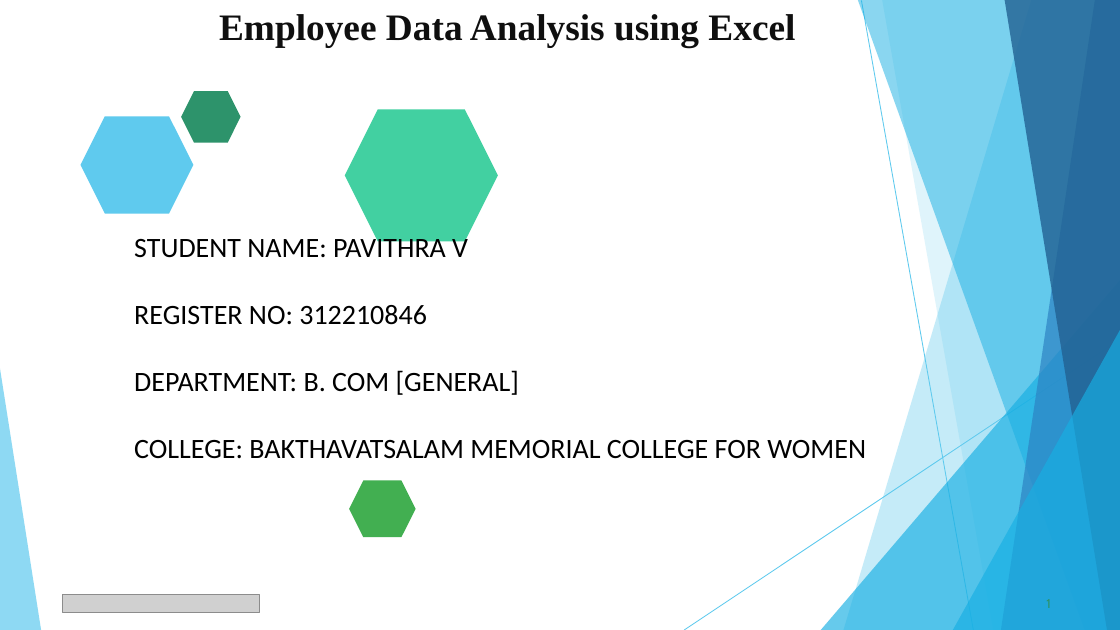
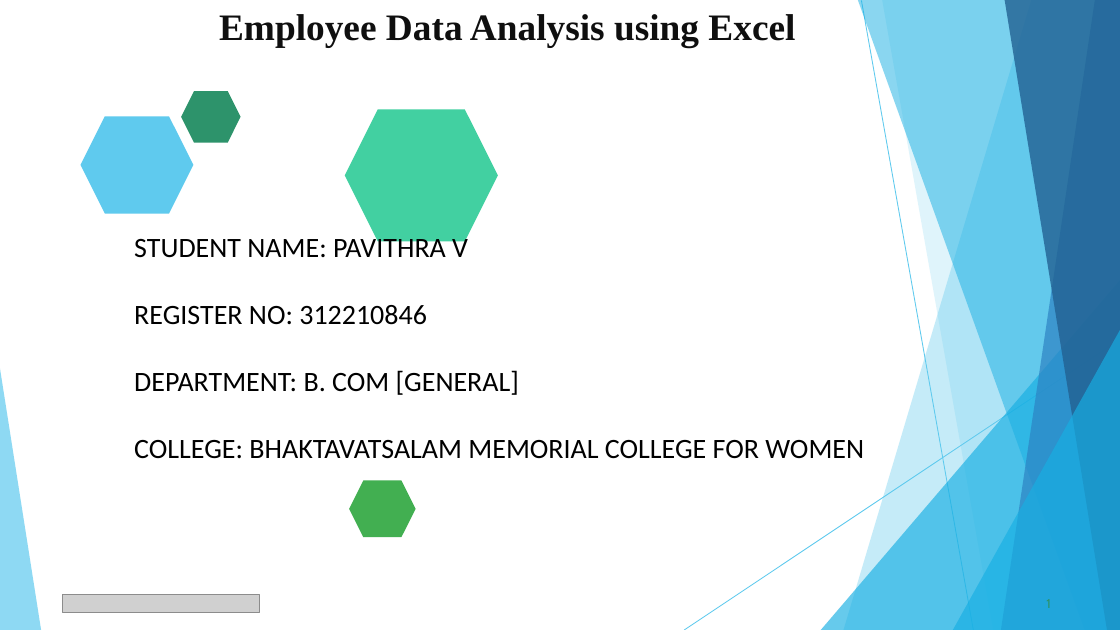
Before and after one commit to Pavithra09V/TNSDC-DA, a slide deck: slide 1 of Employee_Data_Analysis_2 (1).pptx. Drawn at 1120x630 pixels with LibreOffice and Linux fonts; fonts in the diff are those of the drawing; grey boxes stand for pictures. Boxes give left, top, right and bottom in pixels: in the first picture for what was removed or moved away, otherwise in the second. Text is boxed around its words. In the diff, an @@ line names an element or a change of style, - is before the commit and + after.

Commit message:
Employee_Data_Analysis_2 (1).pptx
Employee_Dataset (1).xlsx

```diff
--- a/Employee_Data_Analysis_2 (1).pptx
+++ b/Employee_Data_Analysis_2 (1).pptx
@@ text at <box>134,440,864,459</box>: text changed @@
-COLLEGE: BAKTHAVATSALAM MEMORIAL COLLEGE FOR WOMEN
+COLLEGE: BHAKTAVATSALAM MEMORIAL COLLEGE FOR WOMEN
```
